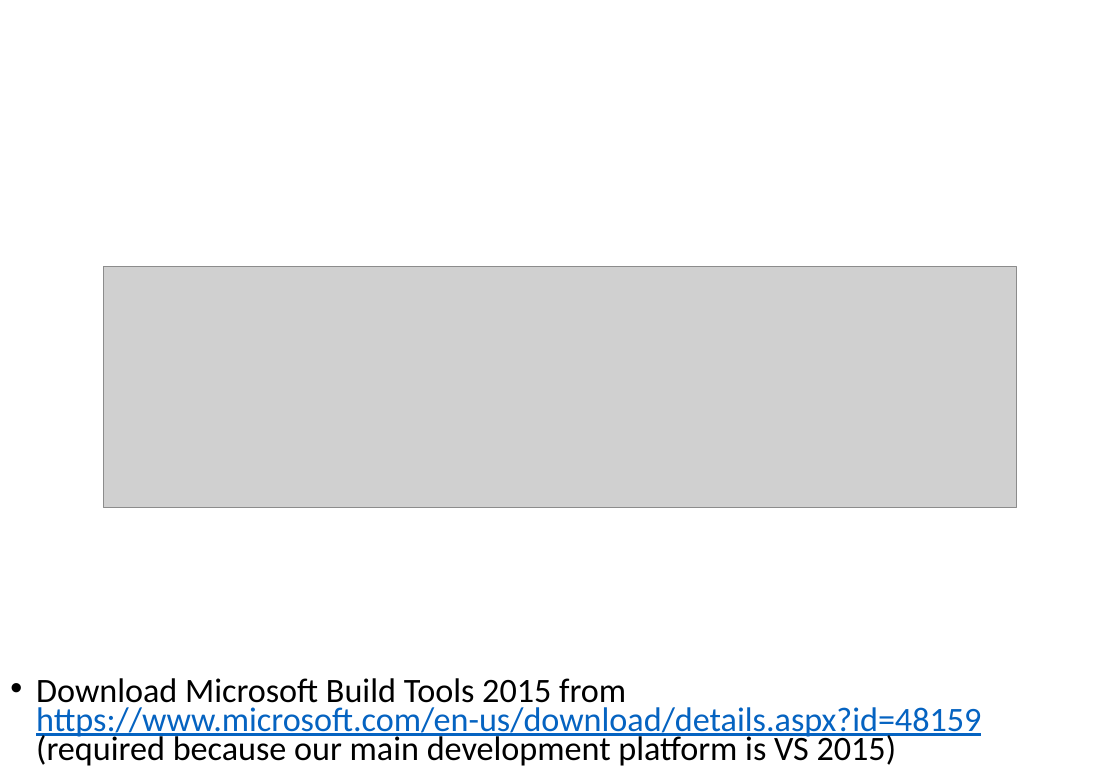
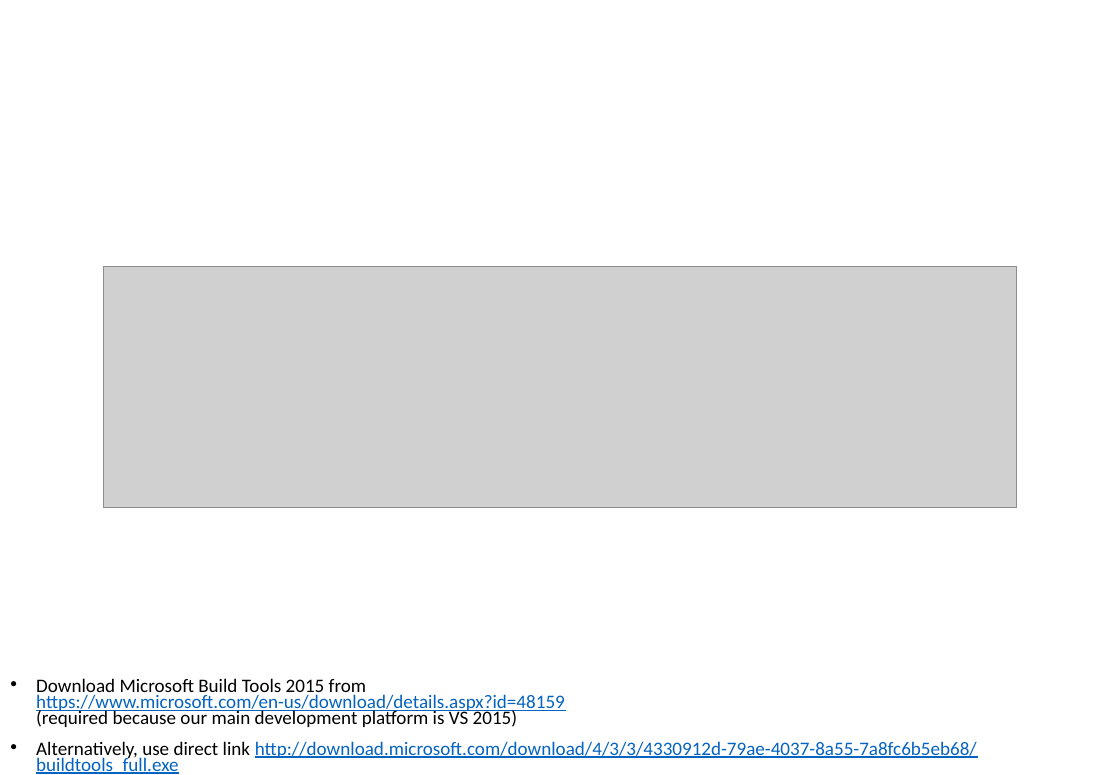
Before and after one commit to isse-augsburg/ssharp, a slide deck: slide 4 of Documents/Quickstart-Dev-VS2017.pptx. Drawn at 1120x775 pixels with LibreOffice and Linux fonts; fonts in the diff are those of the drawing; grey boxes stand for pictures. Boxes give left, top, right and bottom in pixels: in the first picture for what was removed or moved away, otherwise in the second. Text is boxed around its words. In the diff, an @@ line names an element or a change of style, - is before the commit and + after.

Commit message:
Link for MSBuild updated

```diff
--- a/Documents/Quickstart-Dev-VS2017.pptx
+++ b/Documents/Quickstart-Dev-VS2017.pptx
@@ text at (36,678,565,727): size 23.8 to 13.3 pt in "Download Microsoft Build Tools 2015 from https://www.microso ..." @@
@@ text at (36,741,977,774): paragraph added @@
+• Alternatively, use direct link http://download.microsoft.com/download/4/3/3/4330912d-79ae-4037-8a55-7a8fc6b5eb68/buildtools_full.exe
```
Also in this commit, not shown: 1 other file.
